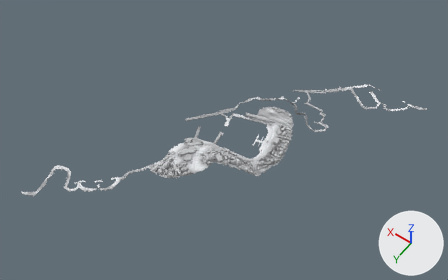
The glTF model public/environments/mc-1929/core.glb, before and after one commit.
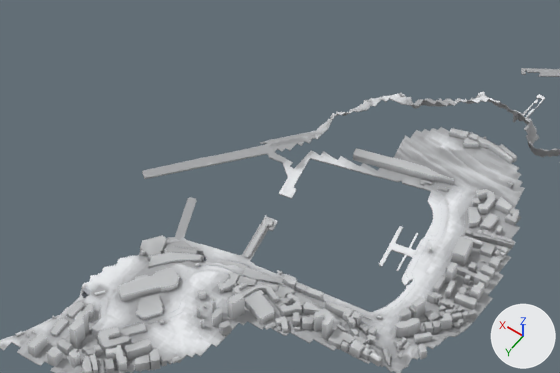
The first picture shows the older version from a 50 mm lens placed at (-2066.0, 2914.0, 4650.0), pointed at (5.0, 15.0, 95.0). The close-ups show the older and then the newer version on the part from 32% to 68% of the width and 25% to 63% of the height of that picture. Only the edits that show in the close-ups are written down. The lights are fixed; the arrows at lower right show +X, +Y and +Z. Where no turn or scale is listed for an object, it has been applied to the vertices. Vertices at exactly the same position are counted once.

The first close-up shows 'building', 'terrain' and 2 more.
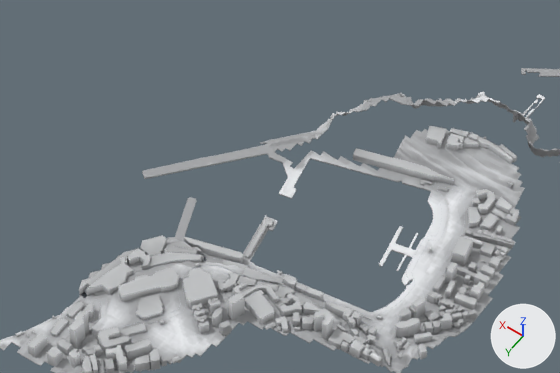
Where the change shows, as pixel boxes [x1, y1, x2, y2] in the close-ups (560 x 373 px):
'building', reshaped
    before: [15, 128, 519, 373]
    after: [15, 126, 519, 373]
part 1 of me_terrain, recoloured
    both: [75, 93, 468, 335]
part 2 of me_terrain, recoloured
    both: [76, 99, 504, 337]
part 3 of me_terrain, recoloured
    both: [90, 93, 404, 344]
part 4 of me_terrain, recoloured
    both: [74, 93, 469, 344]
part 5 of me_terrain, recoloured
    both: [172, 265, 218, 345]
part 6 of me_terrain, recoloured
    before: [82, 94, 456, 335]
    after: [87, 94, 447, 335]
part 7 of me_building, added
    after: [79, 237, 243, 333]
part 8 of me_building, added
    after: [426, 126, 464, 151]
part 9 of me_building, added
    after: [491, 208, 508, 221]
part 10 of me_building, edited (looks the same)
    both: [71, 129, 499, 327]

The change in detail:
me_terrain has 52721 vertices, 98866 faces and spans x -1275.0..1275.0, y -1486.0..1486.0, z -40.0..40.0.
me_terrain is used by ob_terrain; location (-93.0, 1.0, 37.0).
me_terrain part 1: 3791 faces centred in x -776.0..479.0, y -1486.0..441.0, z -38.0..26.0 are repainted in the vertex colours; the middle colour goes from light grey #cecdcc to grey #b3b3b3.
me_terrain part 2: 4315 faces centred in x -790.0..1144.0, y -1486.0..1454.0, z -39.0..26.0 are repainted in the vertex colours; the middle colour goes from grey #bcbcbc to grey #b3b3b3.
me_terrain part 3: 1109 faces centred in x -704.0..426.0, y -1484.0..409.0, z -36.0..24.0 are repainted in the vertex colours; the middle colour goes from white #ebebeb to light grey #d5d5d5.
me_terrain part 4: 2180 faces centred in x -792.0..464.0, y -1486.0..441.0, z -38.0..25.0 are repainted in the vertex colours; the middle colour goes from light grey #d6d6d6 to light grey #c8c8c8.
me_terrain part 5: 520 faces centred in x -792.0..292.0, y -1485.0..381.0, z -36.0..17.0 are repainted in the vertex colours; the middle colour goes from white #f6f6f6 to white #eaeaea.
me_terrain part 6: 3154 faces centred in x -716.0..476.0, y -1485.0..401.0, z -36.0..26.0 are repainted in the vertex colours; the middle colour goes from white #f0f0f0 to grey #b3b3b3.
me_building is used by ob_building; location (-44.0, -7.0, 62.0).
me_building had 7645 vertices, 11920 faces and spanned x -475.0..475.0, y -634.0..634.0, z -61.0..61.0.
me_building now has 9224 vertices, 14456 faces and spans x -475.0..475.0, y -634.0..634.0, z -61.0..61.0.
me_building part 7: 1400 vertices added at x 51.0..432.0, y 59.0..409.0, z -60.0..39.0.
me_building part 8: 144 vertices added at x -152.0..-39.0, y -594.0..-534.0, z -13.0..19.0.
me_building part 9: 11 vertices added at x -365.0..-321.0, y -472.0..-453.0, z -52.0..-34.0.
me_building part 10: 943 kept faces spanning x -350.0..402.0, y -616.0..482.0, z -61.0..29.0 get new vertex colours; the middle colour goes from light grey #d0d0d0 to light grey #c7c7c7.
Other edits to the shape of me_building do not show in these pictures.
